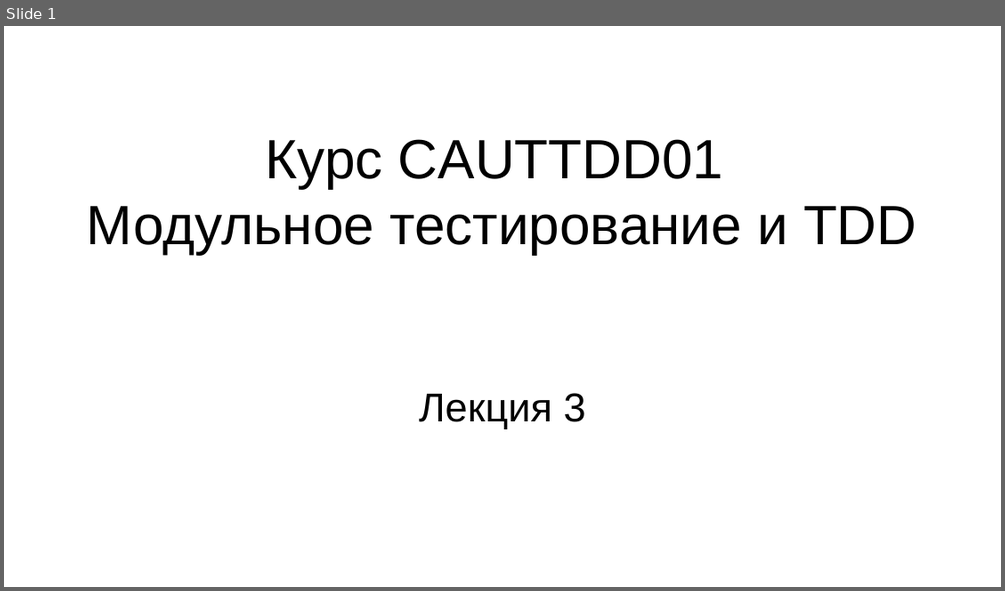
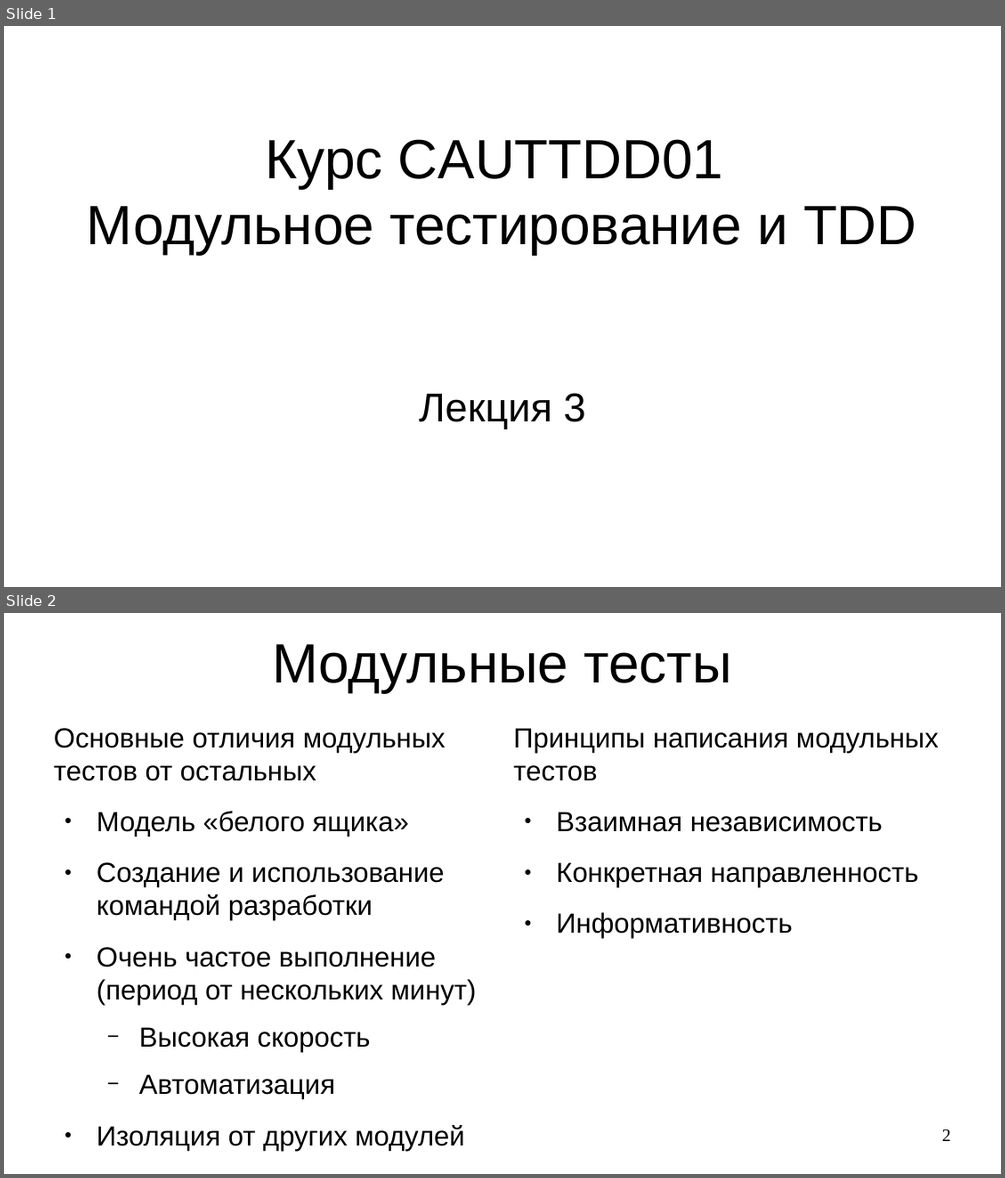
Before and after one commit to steelcraft/stud-lab, a slide deck: Лекции/CAUTTDD01#L3.odp. Shown one above the other, each under a label of ours: slide 1 before the commit, slides 1 and 2 after it. The pictures are 1005x591 and 1005x1178 pixels, drawn with LibreOffice and Linux fonts; fonts in the diff are those of the drawing. Boxes give left, top, right and bottom in pixels: in the first picture for what was removed or moved away, otherwise in the second. Text is boxed around its words. In the diff, an @@ line names an element or a change of style, - is before the commit and + after.

```diff
--- a/Лекции/CAUTTDD01#L3.odp
+++ b/Лекции/CAUTTDD01#L3.odp
@@ slide 2 added at bbox=[4, 613, 1001, 1174], background #FFFFFF @@
@@ title added at bbox=[272, 644, 732, 692], 44 pt, text #000000 @@
+Модульные тесты
@@ text added at bbox=[54, 728, 477, 1151], 22 pt, text #000000 @@
+Основные отличия модульных тестов от остальных
+● Модель «белого ящика»
+● Создание и использование командой разработки
+● Очень частое выполнение (период от нескольких минут)
+  − Высокая скорость
+  − Автоматизация
+● Изоляция от других модулей
@@ text added at bbox=[513, 728, 938, 939], 22 pt, text #000000 @@
+Принципы написания модульных тестов
+● Взаимная независимость
+● Конкретная направленность
+● Информативность
@@ page number added at bbox=[942, 1129, 951, 1141], 14 pt, text #000000 @@
+2
```
Also in this commit, not shown: 2 other slides added.
